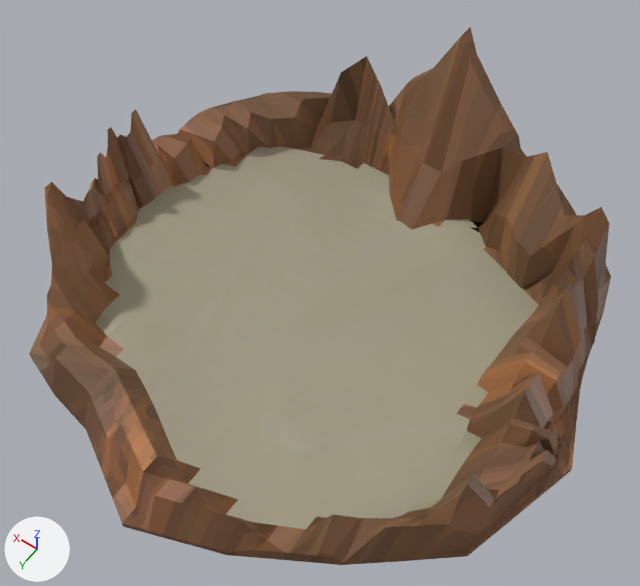
Renders of the glTF model island-a.glb from each side of a commit.
One viewpoint serves both versions: a camera (50 mm lens) standing at (-33.9, 46.8, 78.8) and looking at (0.5, -1.4, 3.1). Every picture has the same lights, and +X, +Y and +Z are marked at lower left. The first picture is the older version. Where no turn or scale is listed for an object, it has been applied to the vertices. Vertices at exactly the same position are counted once.
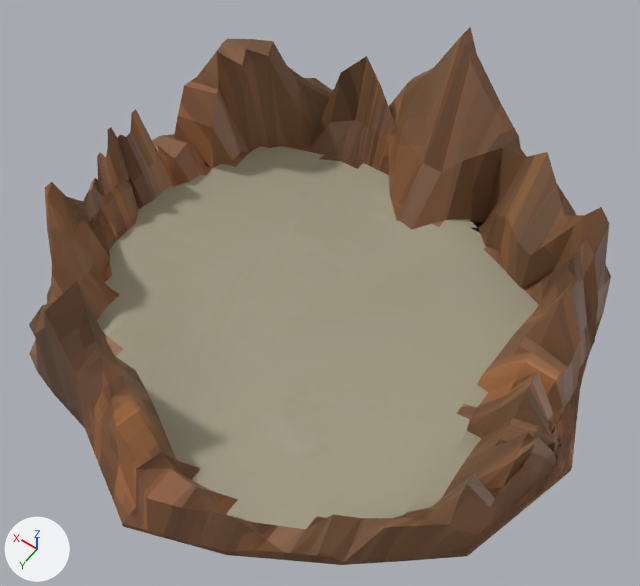
Changed parts and their boxes (x1, y1, x2, y2) in the pictures (640 x 586 px; the box of a moved part takes in the faces that stretch with it):
part 1 of me_cone, moved or reshaped: before (29, 305, 225, 537); after (29, 275, 225, 537)
part 2 of me_cone, moved or reshaped: before (177, 91, 332, 168); after (174, 78, 333, 168)
part 3 of me_cone, moved or reshaped: before (181, 92, 312, 152); after (178, 66, 308, 152)
part 4 of me_cone, moved or reshaped: before (196, 97, 304, 151); after (197, 39, 300, 151)
part 5 of me_cone, moved or reshaped: (446, 393, 559, 509) in both

The change, as a diff of the scene's bpy script:
```diff
--- a/island-a.glb.py
+++ b/island-a.glb.py
@@ me_cone @@
 me_cone.from_pydata(...)  # 1211 vertices, 2365 faces; spans x -30.8..28.3, y -29.2..30.5, z -12.3..31.1
 # used by ob_cone; location = (0.0, 0.0, -8.4)
+# me_cone part 1: 32 of 1211 vertices moved; they spanned x -5.2..17.2, y 19.1..27.9, z 12.2..16.1 and now span x -5.8..18.9, y 19.0..28.6, z 12.3..30.9; mean shift (0.1, 0.1, 3.8); largest move (9.3, 21.9, 16.0) -> (8.6, 21.4, 30.9)
+# me_cone part 2: 13 of the vertices in x 16.0..26.0, y -23.6..-8.0, z 12.3..17.3 are moved by (0.0, 0.0, 2.1)
+# me_cone part 3: 11 of the vertices in x 19.0..25.6, y -19.6..-9.7, z 16.5..17.6 are moved by (0.0, 0.0, 5.1)
+# me_cone part 4: 8 of the vertices in x 17.9..23.6, y -17.8..-12.5, z 16.9..17.7 are moved by (0.0, 0.0, 9.0)
+# me_cone part 5: 25 of 1211 vertices moved; they spanned x -28.5..-24.7, y 2.3..10.1, z 16.0..17.7 and now span x -28.9..-24.4, y 2.3..10.1, z 16.1..20.5; mean shift (-0.2, 0.1, 1.8); largest move (-26.6, 6.2, 16.1) -> (-26.7, 6.2, 20.5)
 me_cone.materials.append(mat_material_004)
```
